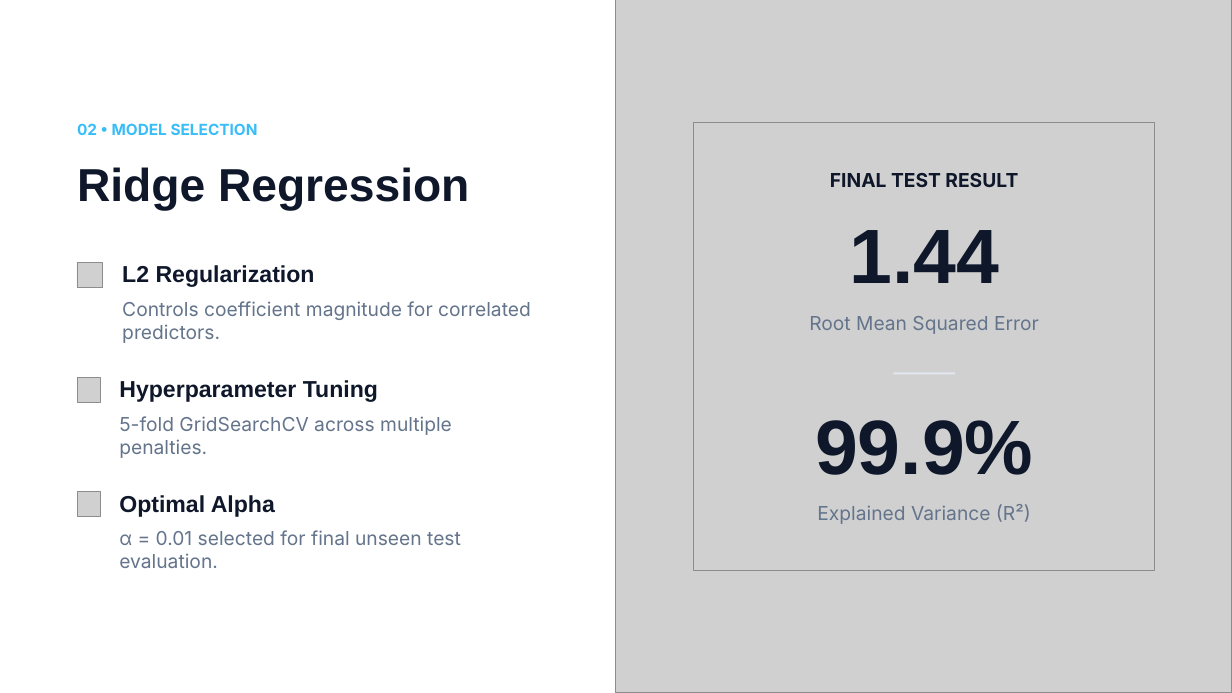
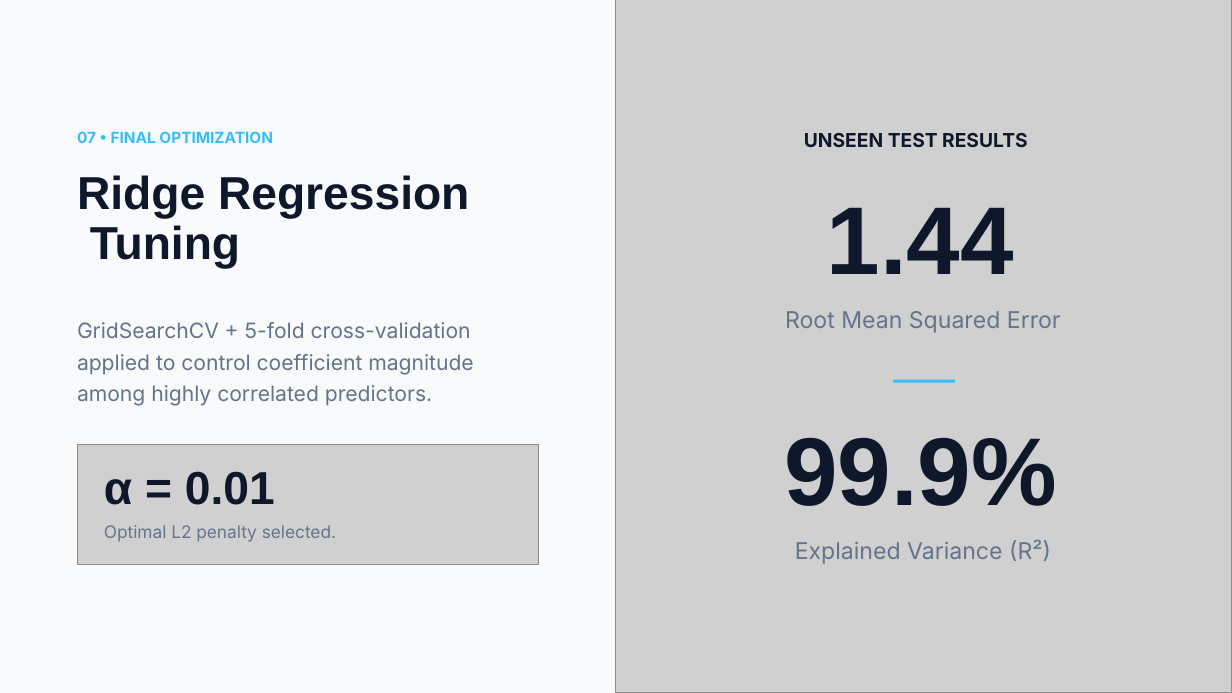
Before and after one commit to vkvinodhkumar/Crowd_optimization, a slide deck: slide 8 of Project/notebooks/Crowd Density Prediction.pptx (slide 3 before the commit). Drawn at 1232x693 pixels with LibreOffice and Linux fonts; fonts in the diff are those of the drawing; grey boxes stand for pictures. Boxes give left, top, right and bottom in pixels: in the first picture for what was removed or moved away, otherwise in the second. Text is boxed around its words. In the diff, an @@ line names an element or a change of style, - is before the commit and + after.

```diff
--- a/Project/notebooks/Crowd Density Prediction.pptx
+++ b/Project/notebooks/Crowd Density Prediction.pptx
@@ background #FFFFFF to #F8FAFC @@
@@ text at [77, 131, 273, 143]: text changed @@
-02 • MODEL SELECTION
+07 • FINAL OPTIMIZATION
@@ picture removed at [694, 122, 1155, 570] @@
@@ text added at [804, 133, 1027, 147], 15 pt, text #0F172A, bold @@
+UNSEEN TEST RESULTS
@@ text at [77, 175, 469, 269]: text changed @@
-Ridge Regression
+Ridge Regression
+Tuning
@@ text removed at [830, 173, 1018, 187] @@
-FINAL TEST RESULT
@@ text "1.44" at [827, 207, 1014, 274]: size 60 to 75 pt; alignment centre to left; line spacing 60pt to 75pt @@
@@ text "1.44": place and size @@
-text "1.44" at [849, 230, 999, 283]
+text "1.44" at [827, 207, 1014, 274]
@@ picture removed at [77, 262, 103, 287] @@
@@ text removed at [122, 265, 315, 287] @@
-L2 Regularization
@@ text at [77, 322, 473, 406]: text changed; size 15 to 16.5 pt @@
-Controls coefficient magnitude for correlated predictors.
+GridSearchCV + 5-fold cross-validation applied to control coefficient magnitude among highly correlated predictors.
@@ text "Root Mean Squared Error": place and size @@
-text "Root Mean Squared Error" at [809, 316, 1039, 334]
+text "Root Mean Squared Error" at [785, 311, 1061, 333]
@@ text "Root Mean Squared Error" at [785, 311, 1061, 333]: size 15 to 18 pt; alignment centre to left @@
@@ picture removed at [77, 377, 100, 402] @@
@@ text removed at [119, 380, 378, 402] @@
-Hyperparameter Tuning
@@ rectangle: place and size @@
-rectangle at [894, 372, 956, 374]
+rectangle at [894, 380, 956, 383]
@@ rectangle at [894, 380, 956, 383]: fill #E2E8F0 to #38BDF8 @@
@@ text removed at [119, 416, 452, 458] @@
-5-fold GridSearchCV across multiple penalties.
@@ picture added at [77, 445, 538, 565] @@
@@ text "99.9%": place and size @@
-text "99.9%" at [815, 420, 1033, 475]
+text "99.9%" at [784, 438, 1057, 506]
@@ text "99.9%" at [784, 438, 1057, 506]: size 60 to 75 pt; alignment centre to left; line spacing 60pt to 75pt @@
@@ text at [104, 471, 275, 505]: text changed; size 15 to 36 pt; font Inter to Arial; text colour #64748B to #0F172A; bold on @@
-α = 0.01 selected for final unseen test evaluation.
+α = 0.01
@@ picture removed at [77, 492, 100, 517] @@
@@ text at [104, 525, 336, 542]: text changed; size 18 to 13.5 pt; font Arial to Inter; text colour #0F172A to #64748B; bold off @@
-Optimal Alpha
+Optimal L2 penalty selected.
@@ text "Explained Variance (R²)" at [795, 540, 1051, 564]: size 15 to 18 pt; alignment centre to left @@
@@ text "Explained Variance (R²)": place and size @@
-text "Explained Variance (R²)" at [817, 504, 1031, 524]
+text "Explained Variance (R²)" at [795, 540, 1051, 564]
```
Also in this commit, not shown: 2 other slides changed, 7 slides added, 2 slides removed.
